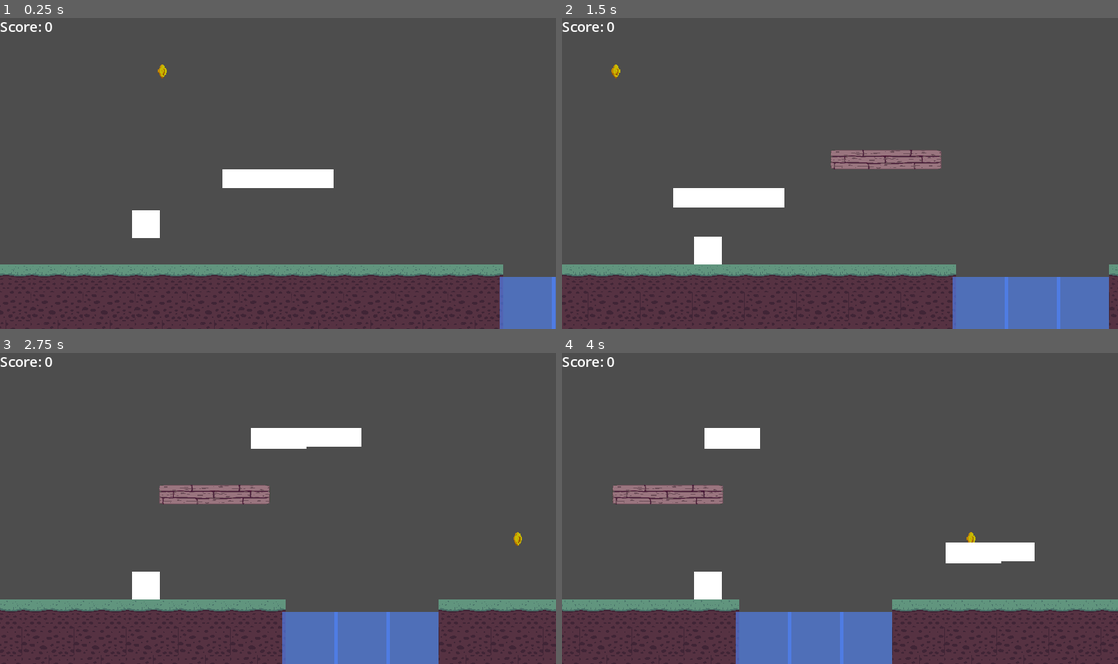
Above: before the commit, frames 1-4 (two rows, left to right).
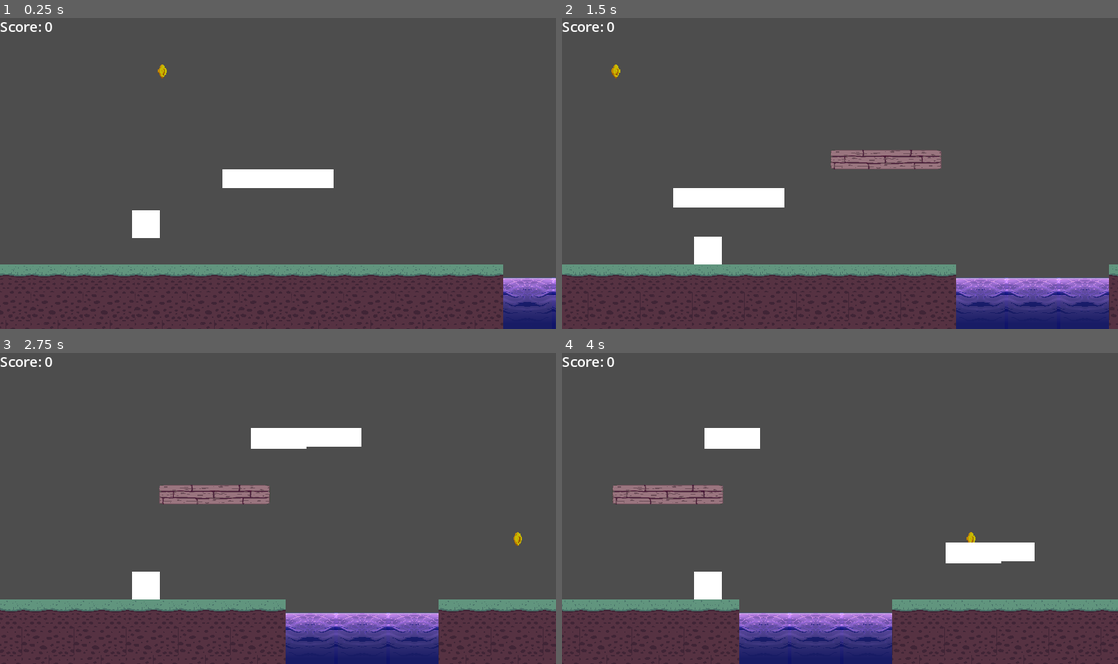
Above: after the commit, the same moments.

Repository: senseibobo/gmtk2023
Game: Godot game, scene res://game/game.tscn
Two runs of this game, one before a commit and one after it. Both use one fixed random seed, a clock stepped at 60 frames per second and the inputs below.
Inputs (mouse positions are in pixels of both pictures, inside the frame that each line leads up to):
- Up to frame 1 (0.25 s): no input
- Up to frame 2 (1.5 s): move the mouse to (962, 157) at 0.52 s; click (962, 157) at 0.6 s; tap S (select_jump_platform) at 0.77 s; move the mouse to (728, 189) at 1.27 s; tap D (select_regular_platform) at 1.35 s
- Up to frame 3 (2.75 s): tap S (select_jump_platform) at 1.52 s; move the mouse to (333, 440) at 2.02 s; click (333, 440) at 2.1 s
- Up to frame 4 (4 s): move the mouse to (812, 570) at 2.77 s; tap D (select_regular_platform) at 2.85 s; tap S (select_jump_platform) at 3.02, 3.77 s; move the mouse to (1006, 555) at 3.52 s; click (1006, 555) at 3.6 s

The runs differ from the first frame. In frame 1, 1.7% of the frame differs, in the area x 89-100%, y 83-100%; in frame 2, 4.7%, in the area x 70-99%, y 83-100%; in frame 3, 4.7%; in frame 4, 4.7%.

Commit message:
replacing water

Diff:
--- a/game/world/Water.tscn
+++ b/game/world/Water.tscn
@@ -1,9 +1,22 @@
-[gd_scene load_steps=3 format=3 uid="uid://dbtl2uhlch3ic"]
+[gd_scene load_steps=6 format=3 uid="uid://dbtl2uhlch3ic"]
 
 [ext_resource type="Script" path="res://game/world/Water.gd" id="1_pii0r"]
+[ext_resource type="Texture2D" uid="uid://bn317e3jvdj5n" path="res://game/world/water_tiles_2.png" id="2_hmtwo"]
 
 [sub_resource type="RectangleShape2D" id="RectangleShape2D_pc8kw"]
 size = Vector2(64, 286)
+
+[sub_resource type="TileSetAtlasSource" id="TileSetAtlasSource_v8ctp"]
+texture = ExtResource("2_hmtwo")
+texture_region_size = Vector2i(320, 320)
+1:0/0 = 0
+0:1/0 = 0
+1:1/0 = 0
+0:0/0 = 0
+
+[sub_resource type="TileSet" id="TileSet_dcfp0"]
+tile_size = Vector2i(320, 320)
+sources/0 = SubResource("TileSetAtlasSource_v8ctp")
 
 [node name="Water" type="Area2D"]
 collision_layer = 0
@@ -11,14 +24,24 @@
 monitorable = false
 script = ExtResource("1_pii0r")
 
-[node name="ColorRect" type="ColorRect" parent="."]
-offset_top = 14.0
-offset_right = 64.0
-offset_bottom = 300.0
-color = Color(0.313726, 0.521569, 1, 0.603922)
-
 [node name="CollisionShape2D" type="CollisionShape2D" parent="."]
 position = Vector2(32, 157)
 shape = SubResource("RectangleShape2D_pc8kw")
 
+[node name="TileMap" type="TileMap" parent="."]
+modulate = Color(1, 1, 1, 0.737255)
+z_index = 20
+z_as_relative = false
+position = Vector2(0, 14)
+scale = Vector2(0.1, 0.1)
+tile_set = SubResource("TileSet_dcfp0")
+format = 2
+layer_0/tile_data = PackedInt32Array(0, 0, 0, 1, 65536, 0, 65536, 0, 1, 65537, 65536, 1)
+
+[node name="ColorRect" type="ColorRect" parent="TileMap"]
+show_behind_parent = true
+offset_right = 640.0
+offset_bottom = 2870.0
+color = Color(0.427451, 0.482353, 1, 0.603922)
+
 [connection signal="body_entered" from="." to="." method="_on_player_entered"]
--- a/game/world/grass.tscn
+++ b/game/world/grass.tscn
@@ -21,6 +21,7 @@
 sources/0 = SubResource("TileSetAtlasSource_tou8a")
 
 [node name="Grass" type="StaticBody2D"]
+z_index = 40
 
 [node name="ColorRect" type="ColorRect" parent="."]
 offset_right = 64.0
Binary file added: game/world/lava_tiles_2.png
Not shown, added: game/world/lava_tiles_2.png.import
Binary file added: game/world/water_tiles_2.png
Not shown, added: game/world/water_tiles_2.png.import
